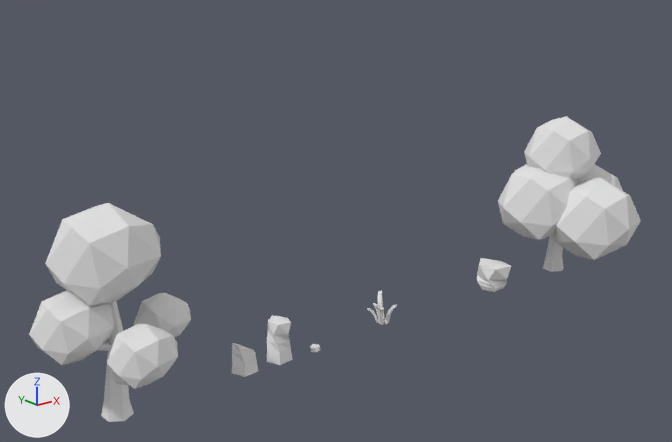
The Blender file BlenderMesh/Tree1.blend: old version first, new version second.
The view is the same before and after, from a 50 mm lens placed at (-44.4, -49.3, 29.0), pointed at (-3.9, 1.3, 8.8). Arrows for +X, +Y and +Z are at lower left; the lights stay in place.
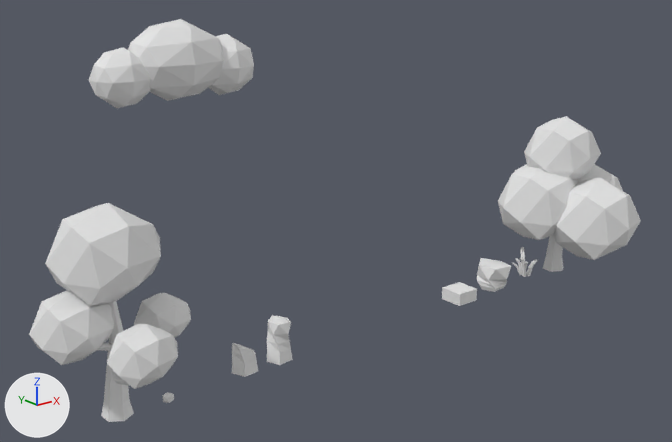
Location of each change, [x1, y1, x2, y2] in pixels of the pictures (672 x 442 px):
```json
{"object": "Icosphere.001", "change": "added", "after": [89, 19, 254, 108]}
{"object": "Cube", "change": "added", "after": [442, 282, 477, 306]}
{"object": "Cube.003", "change": "moved", "before": [367, 291, 397, 325], "after": [512, 247, 537, 277]}
{"object": "Icosphere", "change": "moved", "before": [310, 344, 321, 353], "after": [162, 392, 174, 403]}
```

The change, as JSON lines over the scene's bpy script:
```json
{"op": "add", "block": "me_cube_008", "code": ["me_cube_008 = bpy.data.meshes.new('Cube.008')", "me_cube_008.from_pydata(...)  # a box spanning x -1.0..1.0, y -1.0..1.0, z 0.0..1.0"]}
{"op": "add", "block": "me_icosphere_001", "code": ["me_icosphere_001 = bpy.data.meshes.new('Icosphere.001')", "me_icosphere_001.from_pydata(...)  # 102 vertices, 192 faces; spans x -1.61..1.59, y -0.72..0.72, z -0.75..0.72"]}
{"op": "set", "path": "ob_icosphere.location", "old": "(-6.88, 0.0, 0.0)", "new": "(-18.9, 0.0, 0.0)"}
{"op": "set", "path": "ob_cube_003.location", "old": "(0.02, 0.52, 0.0)", "new": "(16.68, 0.52, 0.0)"}
{"op": "add", "block": "ob_cube", "code": ["ob_cube = bpy.data.objects.new('Cube', me_cube_008)", "ob_cube.location = (8.0, 0.0, 0.0)"]}
{"op": "add", "block": "ob_icosphere_001", "code": ["ob_icosphere_001 = bpy.data.objects.new('Icosphere.001', me_icosphere_001)", "ob_icosphere_001.location = (-17.17, 0.0, 21.63)", "ob_icosphere_001.scale = (3.27, 3.27, 3.27)"]}
```
